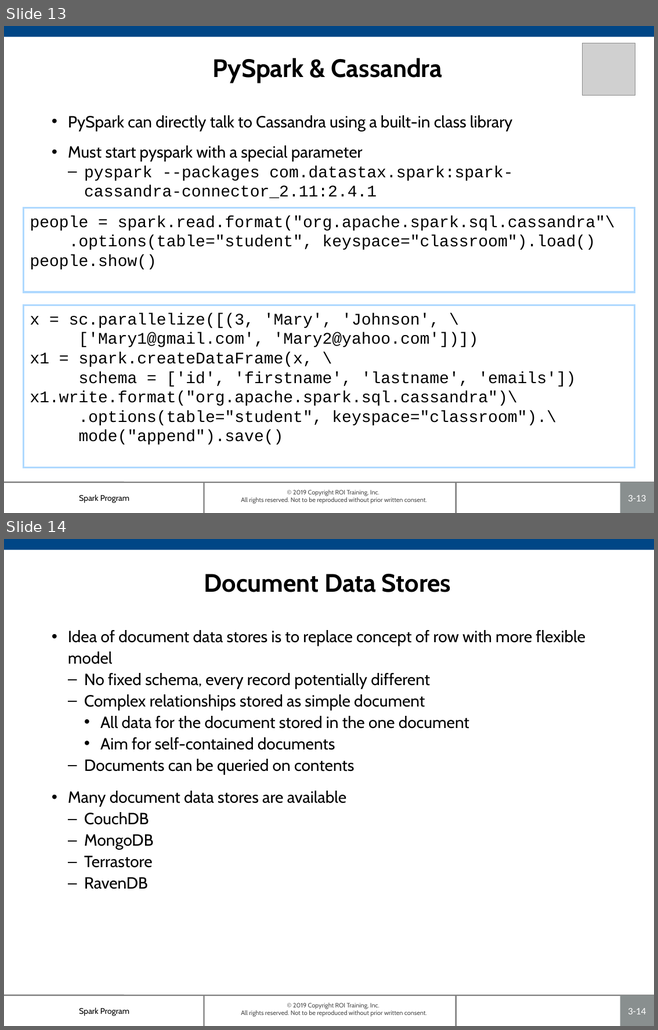
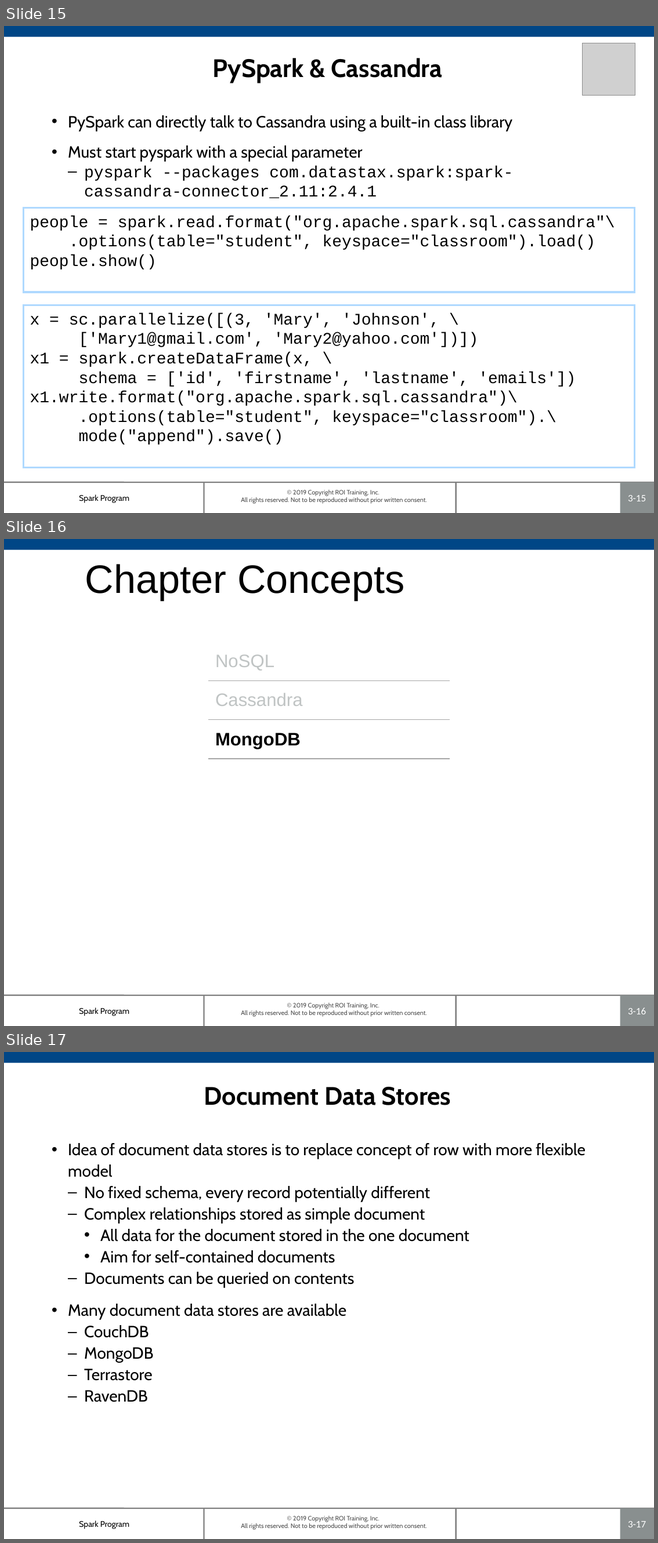
Before and after one commit to roitraining/SparkProgram, a slide deck: Day4/Ch05_NoSQL.pptx. Shown one above the other, each under a label of ours: slides 13 and 14 before the commit, slides 15, 16 and 17 after it. The pictures are 658x1030 and 658x1543 pixels, drawn with LibreOffice and Linux fonts; fonts in the diff are those of the drawing; grey boxes stand for pictures; background and template pictures are left out. Boxes give left, top, right and bottom in pixels: in the first picture for what was removed or moved away, otherwise in the second. Text is boxed around its words. In the diff, an @@ line names an element or a change of style, - is before the commit and + after.

```diff
--- a/Day4/Ch05_NoSQL.pptx
+++ b/Day4/Ch05_NoSQL.pptx
@@ slide 16 added at <box>4,539,654,1026</box>, background #FFFFFF; not listed: 7 template elements that a slide beside it also shows @@
@@ title added at <box>85,564,405,600</box>, 44 pt, text #000000 @@
+Chapter Concepts
@@ table added at <box>209,642,449,759</box>, 3 rows, 1 columns @@
+NoSQL
+Cassandra
+MongoDB
@@ what was slide 13 is now slide 15 @@
@@ page number at <box>628,495,645,502</box>: text changed @@
-3-13
+3-15
@@ what was slide 14 is now slide 17 @@
@@ page number at <box>628,1521,645,1528</box>: text changed @@
-3-14
+3-17
```
Also in this commit, not shown: 4 other slides added, 3 slides removed.
